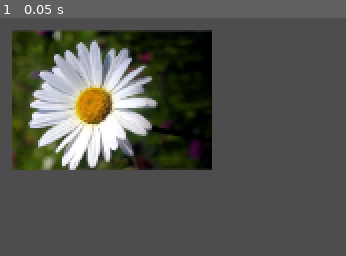
Above: before the commit, frame 1.
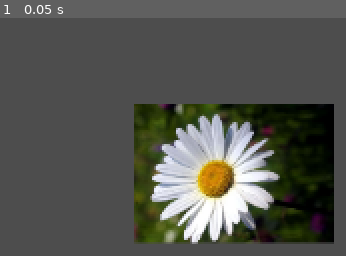
Above: after the commit, the same moment.

Repository: Creminis/FlowerFactory
Game: Godot game, scene res://main.tscn
Two runs of this game, one before a commit and one after it. Both use one fixed random seed, a clock stepped at 60 frames per second and the inputs below. The project has no main scene, so this scene is started directly.
Inputs:
- Up to frame 1 (0.05 s): no input

The runs differ from the first frame. In frame 1, 60% of the frame differs, in the area x 3-97%, y 5-95%.

Commit message:
Update main.tscn

Diff:
--- a/main.tscn
+++ b/main.tscn
@@ -1,13 +1,26 @@
-[gd_scene load_steps=3 format=3 uid="uid://bgpqpnvsij4ks"]
+[gd_scene load_steps=4 format=3 uid="uid://bgpqpnvsij4ks"]
 
 [ext_resource type="PackedScene" uid="uid://hg27cxiowf2c" path="res://flower.tscn" id="1_kuy8q"]
 [ext_resource type="Texture2D" uid="uid://cs24pl31ynu6e" path="res://daisy-flower-10-weed-fun.jpg" id="2_i33oh"]
 
+[sub_resource type="RectangleShape2D" id="RectangleShape2D_itx01"]
+size = Vector2(642.23, 428.141)
+
 [node name="Main" type="Node"]
 
 [node name="Flower" parent="." instance=ExtResource("1_kuy8q")]
-position = Vector2(189, 511)
+position = Vector2(277, 564)
 scale = Vector2(0.224219, 0.233568)
 texture = ExtResource("2_i33oh")
+metadata/_edit_group_ = true
+
+[node name="Area2D" parent="Flower" index="0"]
+metadata/_edit_group_ = true
+
+[node name="CollisionShape2D" parent="Flower/Area2D" index="0"]
+position = Vector2(2.1054e-05, -1.71757e-05)
+scale = Vector2(1, 1)
+shape = SubResource("RectangleShape2D_itx01")
+metadata/_edit_group_ = true
 
 [editable path="Flower"]
